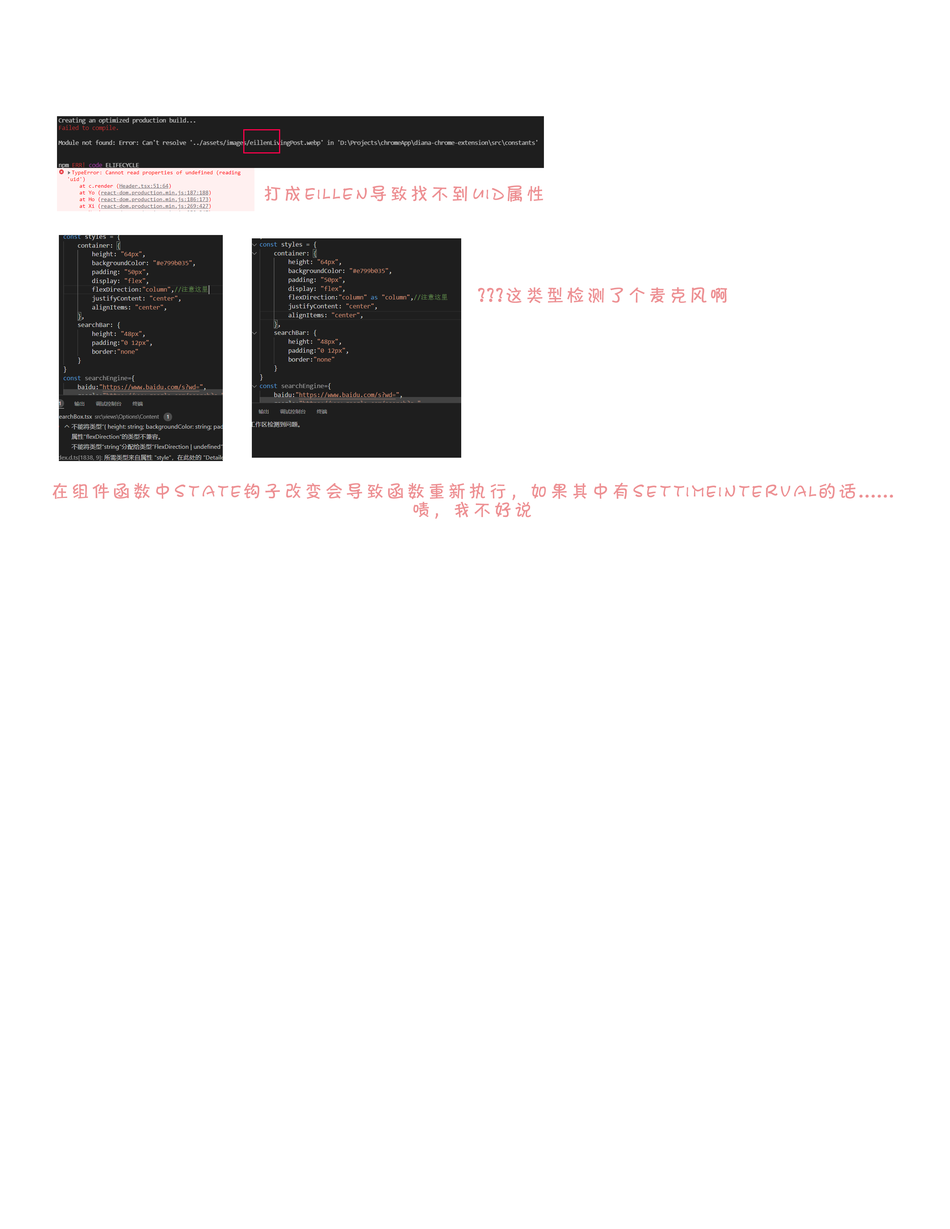
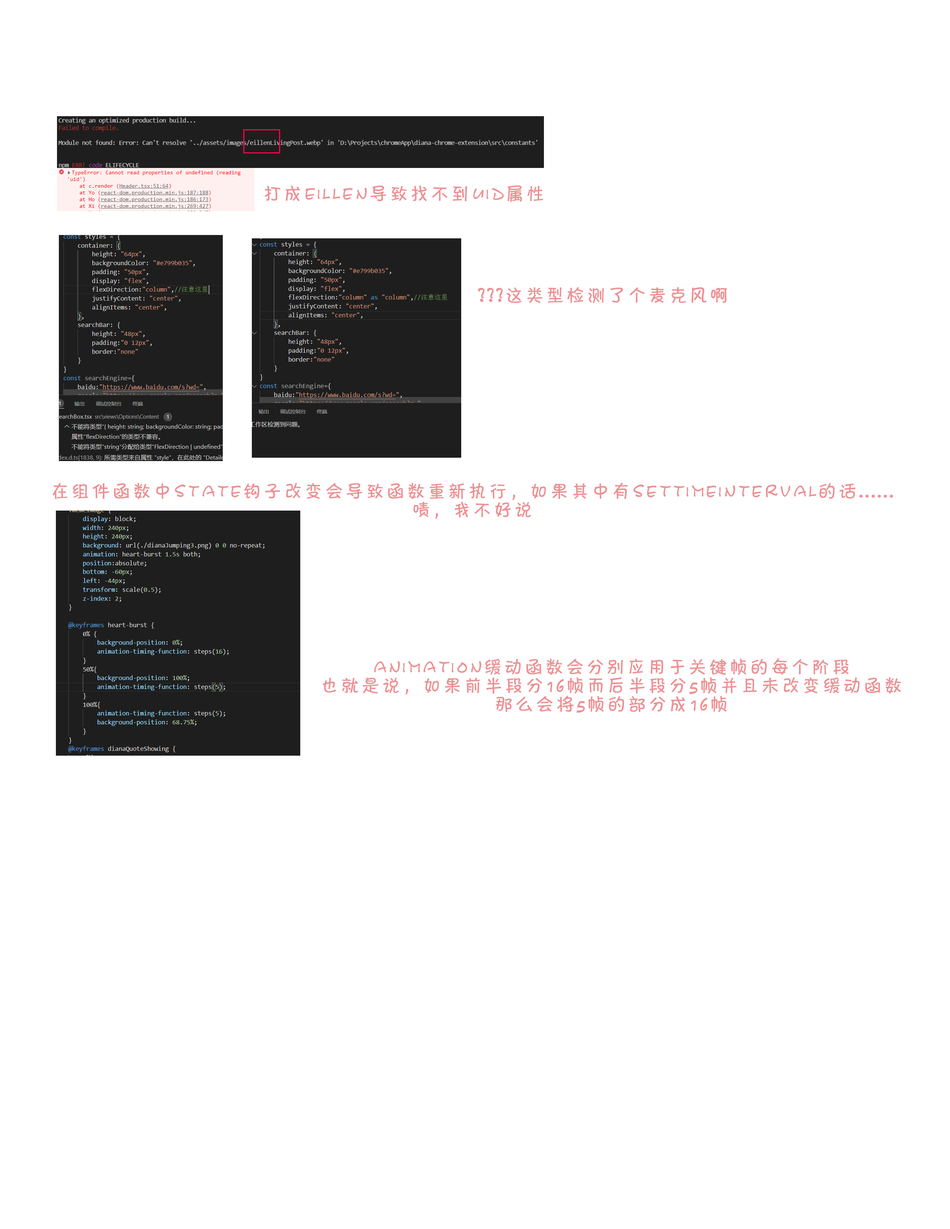
Layered file, before and after one edit (950 x 1229). Changes by layer:
added layer "animation缓动函数会分别应用于关键帧的每个阶段 也就是说，如果前半段分16帧而后半段分5帧并且未改变缓动函数 那么会将" above "图层 6" over [322, 658, 902, 713]
added layer "图层 6" above "在组件函数中state钩子改变会导致函数重新执行，如果其中有settimeinterval的话...... 啧，我不好说" over [55, 510, 301, 756]
